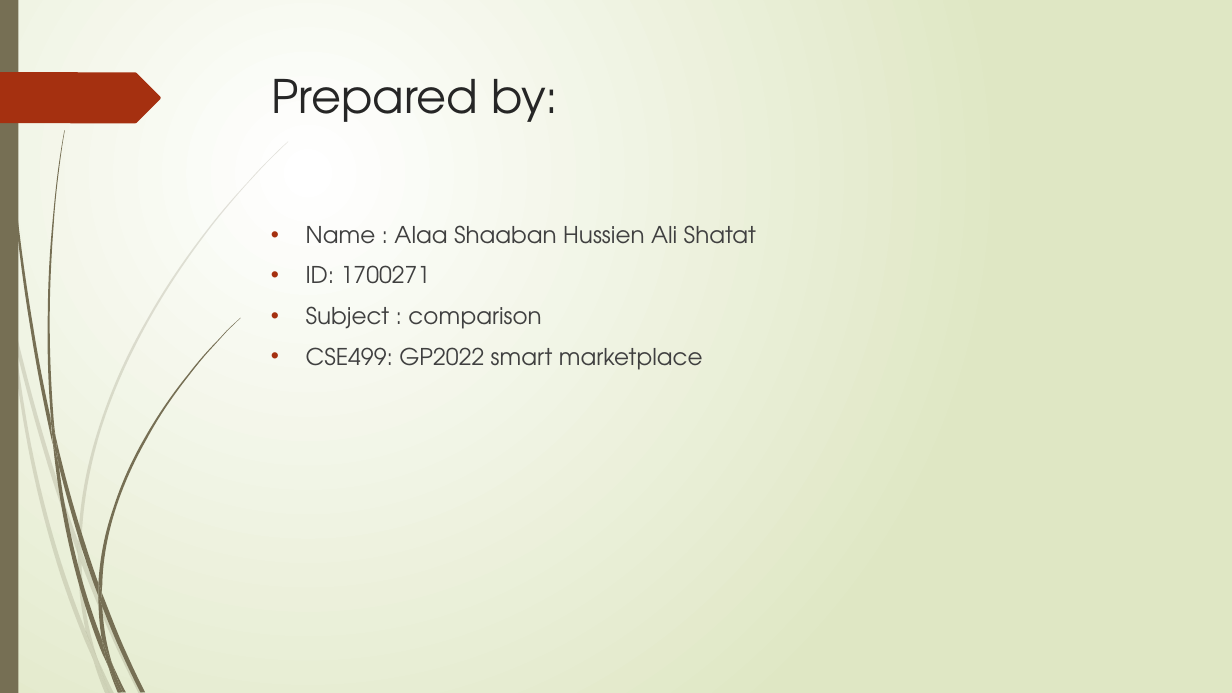
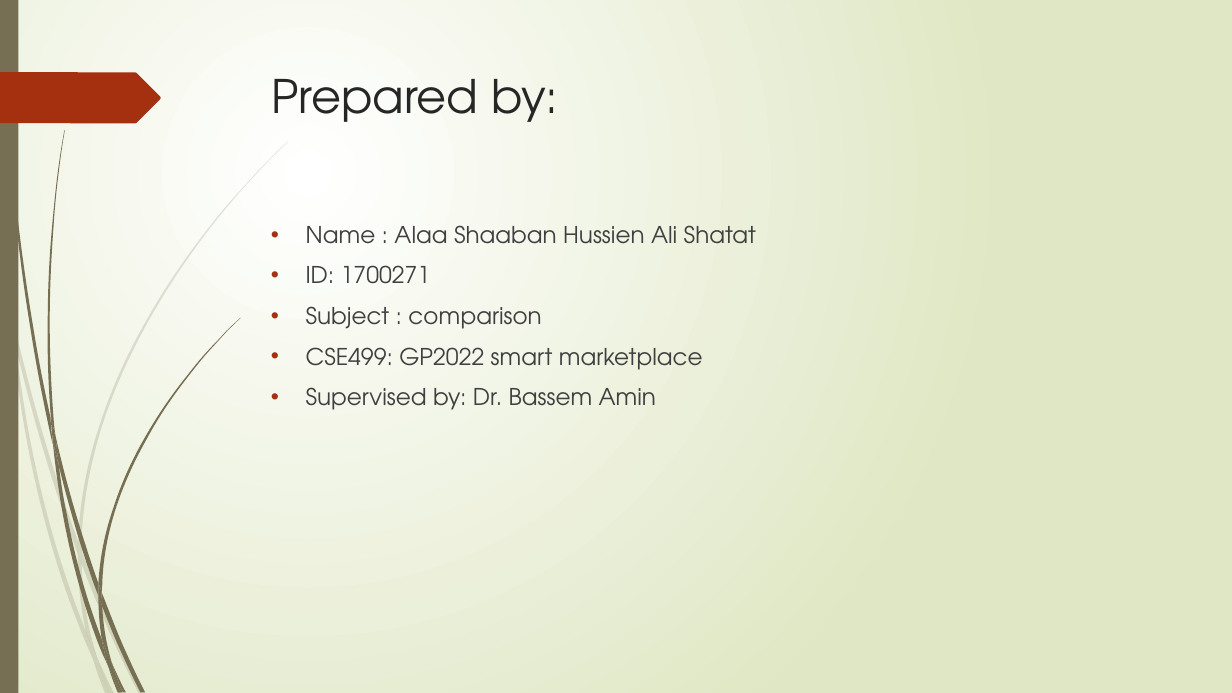
Before and after one commit to AlaaShatat/smart-marketplace, a slide deck: slide 2 of Documents/ShopOn-project.pptx. Drawn at 1232x693 pixels with LibreOffice and Linux fonts; fonts in the diff are those of the drawing. Boxes give left, top, right and bottom in pixels: in the first picture for what was removed or moved away, otherwise in the second. Text is boxed around its words. In the diff, an @@ line names an element or a change of style, - is before the commit and + after.

```diff
--- a/Documents/ShopOn-project.pptx
+++ b/Documents/ShopOn-project.pptx
@@ text at (x1=306, y1=387, x2=656, y2=410): paragraph added @@
+• Supervised by: Dr. Bassem Amin
```
Also in this commit, not shown: 3 other slides changed, 1 slide added, 4 other files.
